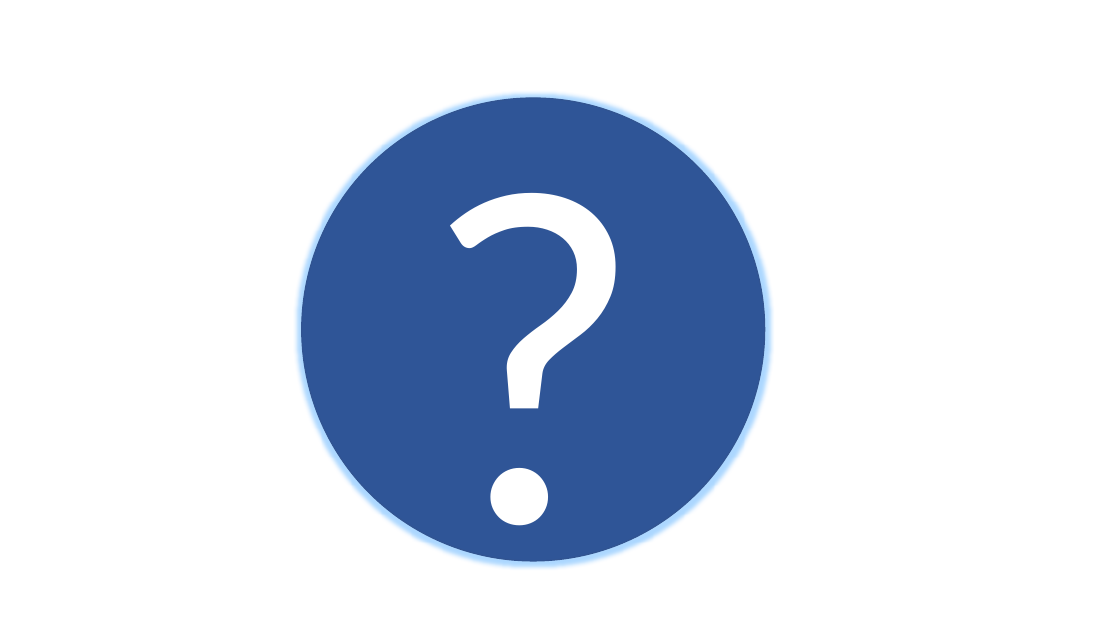
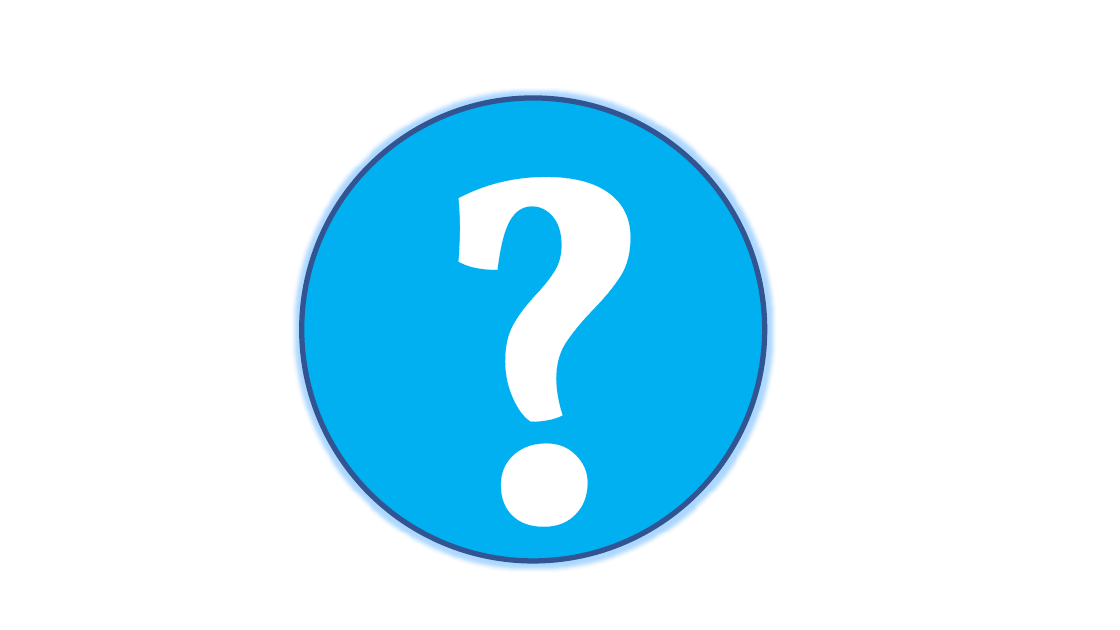
Before and after one commit to taup76/artifice, a slide deck: slide 1 of images/token/tokens.pptx. Drawn at 1120x630 pixels with LibreOffice and Linux fonts; fonts in the diff are those of the drawing. Boxes give left, top, right and bottom in pixels: in the first picture for what was removed or moved away, otherwise in the second. Text is boxed around its words. In the diff, an @@ line names an element or a change of style, - is before the commit and + after.

```diff
--- a/images/token/tokens.pptx
+++ b/images/token/tokens.pptx
@@ ellipse "?" at [302,98,765,561]: font Calibri to Vollkorn, letter outline none to #FFFFFF 0.75 pt, bold on; fill #2F5597 to #00B0F0; outline #325491 1 pt to #325491 4.5 pt @@
```
Also in this commit, not shown: 1 other slide changed, 1 slide added, 45 other files.
